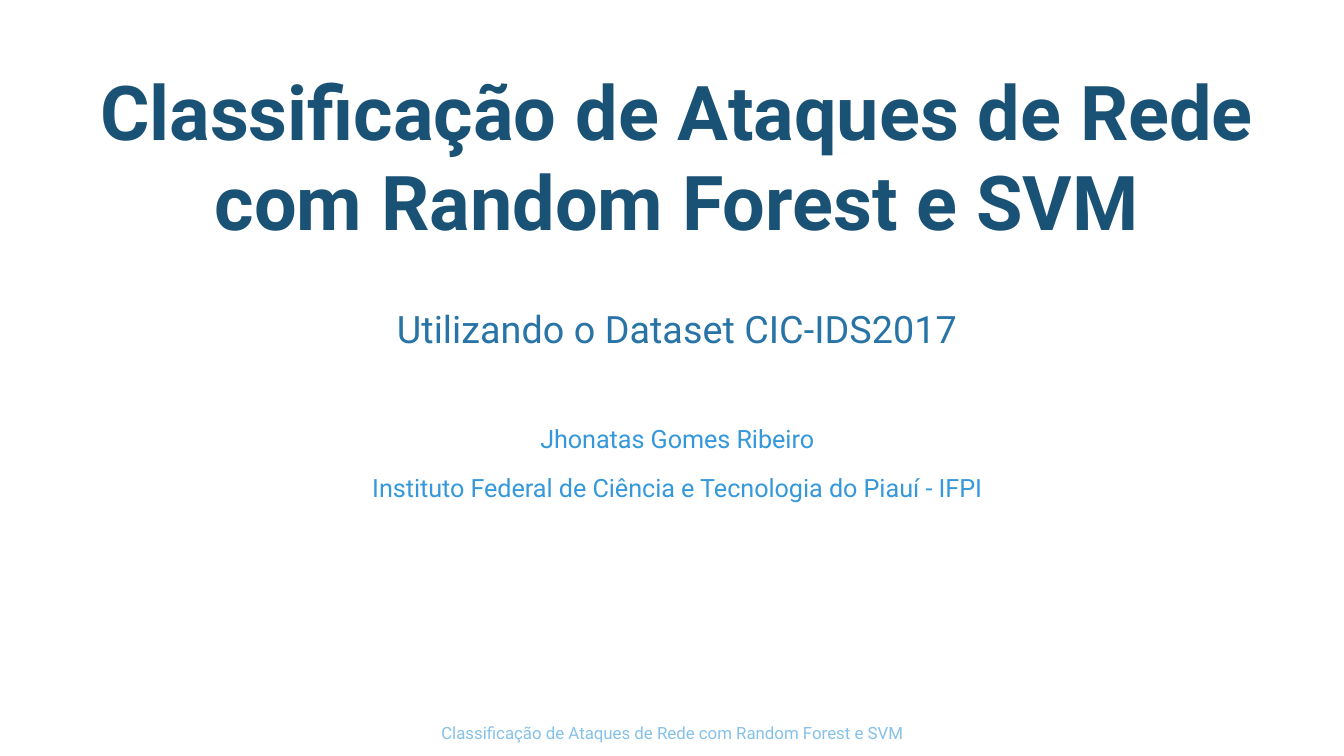
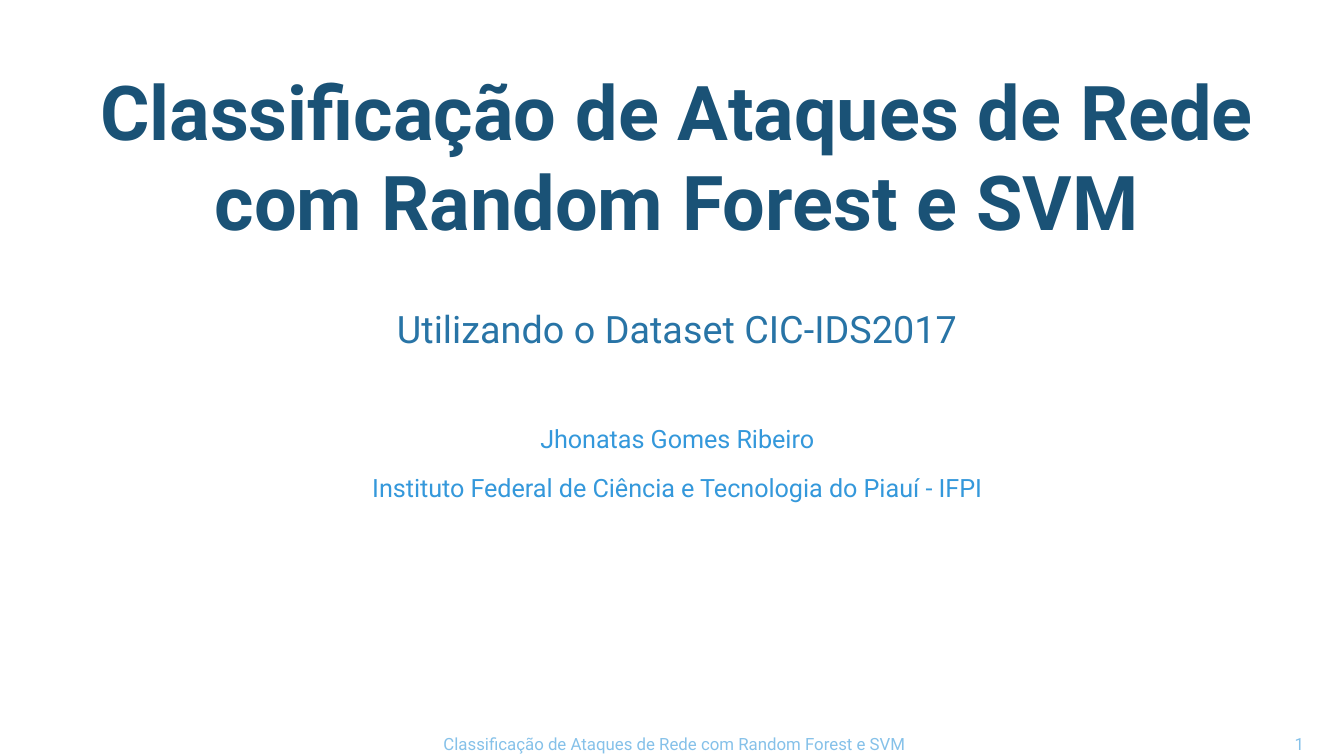
Before and after one commit to jhonatasjgr/Classificacao_de_Ataques_de_Rede_com_Random_Forest_e_SVM, a slide deck: slide 1 of Apresentação/Classificação de Ataques de Rede com Random Forest e SVM Utilizando o Dataset CIC-IDS2017.pptx. Drawn at 1344x756 pixels with LibreOffice and Linux fonts; fonts in the diff are those of the drawing; background and template pictures are left out. Boxes give left, top, right and bottom in pixels: in the first picture for what was removed or moved away, otherwise in the second. Text is boxed around its words. In the diff, an @@ line names an element or a change of style, - is before the commit and + after.

```diff
--- a/Apresentação/Classificação de Ataques de Rede com Random Forest e SVM Utilizando o Dataset CIC-IDS2017.pptx
+++ b/Apresentação/Classificação de Ataques de Rede com Random Forest e SVM Utilizando o Dataset CIC-IDS2017.pptx
@@ text "Classificação de Ataques de Rede ...": place and size @@
-text "Classificação de Ataques de Rede ..." at box(441, 726, 903, 743)
+text "Classificação de Ataques de Rede ..." at box(443, 737, 905, 754)
@@ text added at box(1295, 738, 1304, 750), 9 pt, text #85C1E9 @@
+1
```
Also in this commit, not shown: 9 other slides changed, 5 slides added, 3 slides removed, 2 other files.
